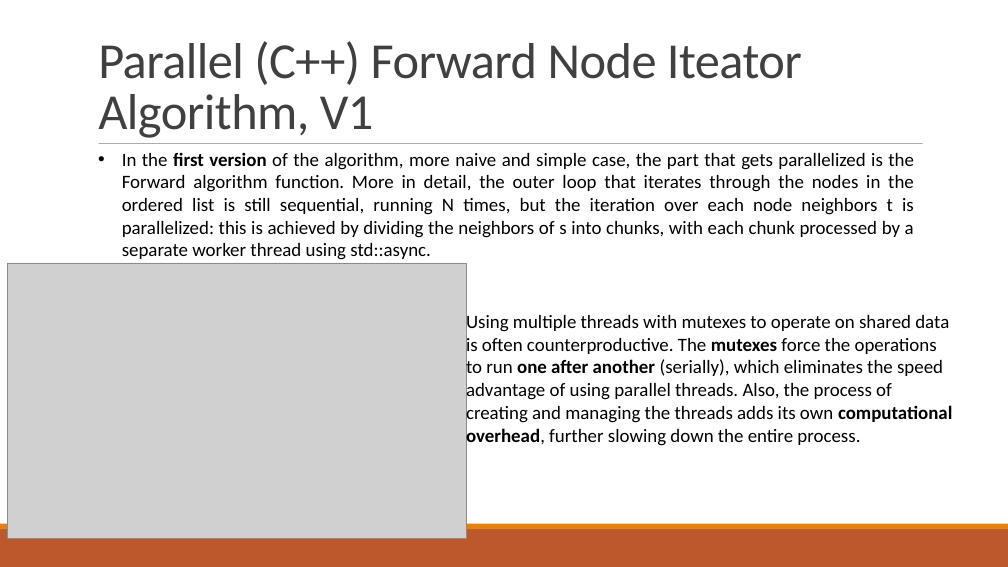
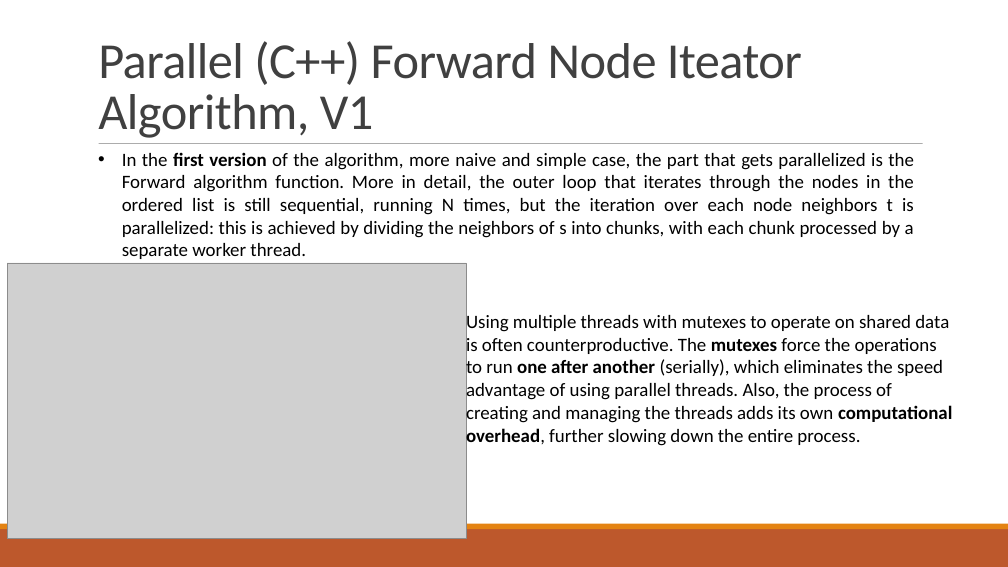
Before and after one commit to RiccardoRevalor/ParallelTriangleCounting, a slide deck: slide 5 of presentation.pptx. Drawn at 1008x567 pixels with LibreOffice and Linux fonts; fonts in the diff are those of the drawing; grey boxes stand for pictures. Boxes give left, top, right and bottom in pixels: in the first picture for what was removed or moved away, otherwise in the second. Text is boxed around its words. In the diff, an @@ line names an element or a change of style, - is before the commit and + after.

```diff
--- a/presentation.pptx
+++ b/presentation.pptx
@@ text at bbox=[122, 152, 914, 259]: text changed @@
-• In the first version of the algorithm, more naive and simple case, the part that gets parallelized is the Forward algorithm function. More in detail, the outer loop that iterates through the nodes in the ordered list is still sequential, running N times, but the iteration over each node neighbors t is parallelized: this is achieved by dividing the neighbors of s into chunks, with each chunk processed by a separate worker thread using std::async.
+• In the first version of the algorithm, more naive and simple case, the part that gets parallelized is the Forward algorithm function. More in detail, the outer loop that iterates through the nodes in the ordered list is still sequential, running N times, but the iteration over each node neighbors t is parallelized: this is achieved by dividing the neighbors of s into chunks, with each chunk processed by a separate worker thread.
```
Also in this commit, not shown: 6 other slides changed.
